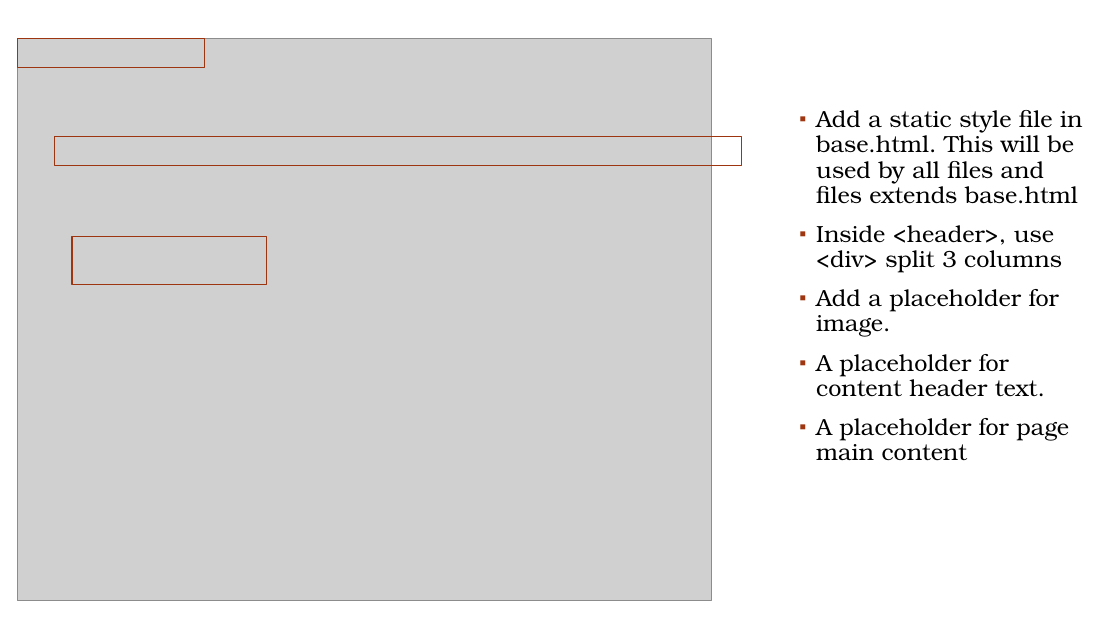
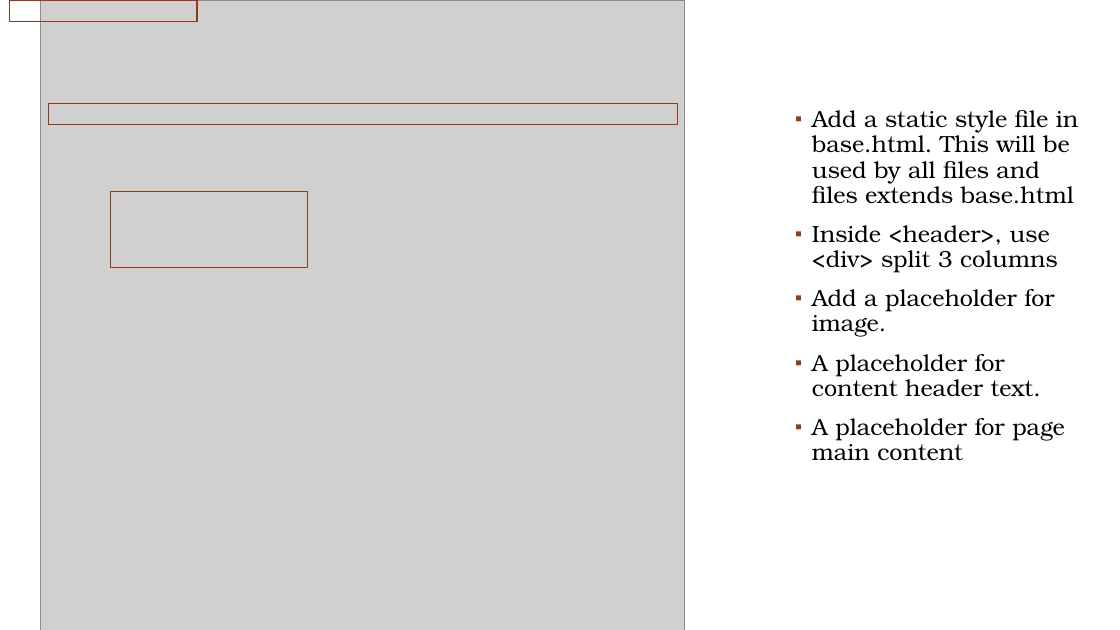
Before and after one commit to bon-netizen/Python-Webapp-Django, a slide deck: slide 4 of Py Web Unit2b.pptx. Drawn at 1120x630 pixels with LibreOffice and Linux fonts; fonts in the diff are those of the drawing; grey boxes stand for pictures; background and template pictures are left out. Boxes give left, top, right and bottom in pixels: in the first picture for what was removed or moved away, otherwise in the second. Text is boxed around its words. In the diff, an @@ line names an element or a change of style, - is before the commit and + after.

```diff
--- a/Py Web Unit2b.pptx
+++ b/Py Web Unit2b.pptx
@@ rectangle: place and size @@
-rectangle at (18, 39, 205, 67)
+rectangle at (10, 0, 197, 21)
@@ picture: place and size @@
-picture at (18, 39, 712, 601)
+picture at (40, 0, 684, 630)
@@ rectangle: place and size @@
-rectangle at (55, 137, 742, 166)
+rectangle at (49, 103, 678, 124)
@@ text "Add a static style file ...": place and size @@
-text "Add a static style file ..." at (816, 110, 1082, 461)
+text "Add a static style file ..." at (812, 110, 1078, 461)
@@ rectangle: place and size @@
-rectangle at (72, 237, 267, 285)
+rectangle at (110, 192, 308, 267)
```
Also in this commit, not shown: 7 other slides changed, 8 slides added, 1 slide removed, 15 other files.
